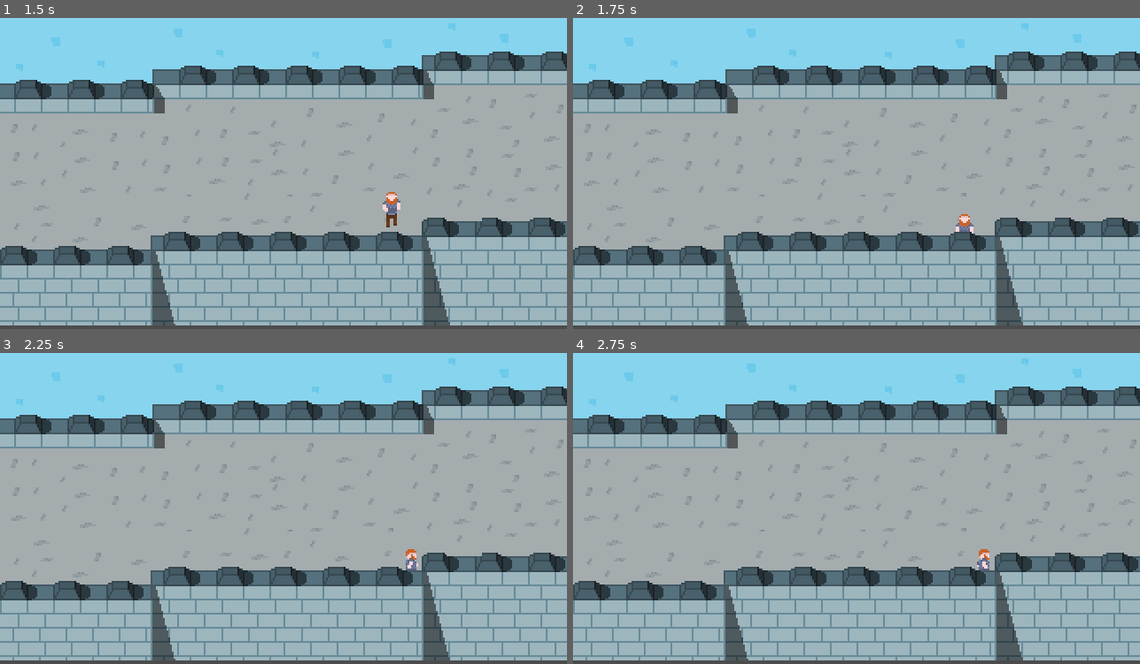
Above: before the commit, frames 1-4 (two rows, left to right).
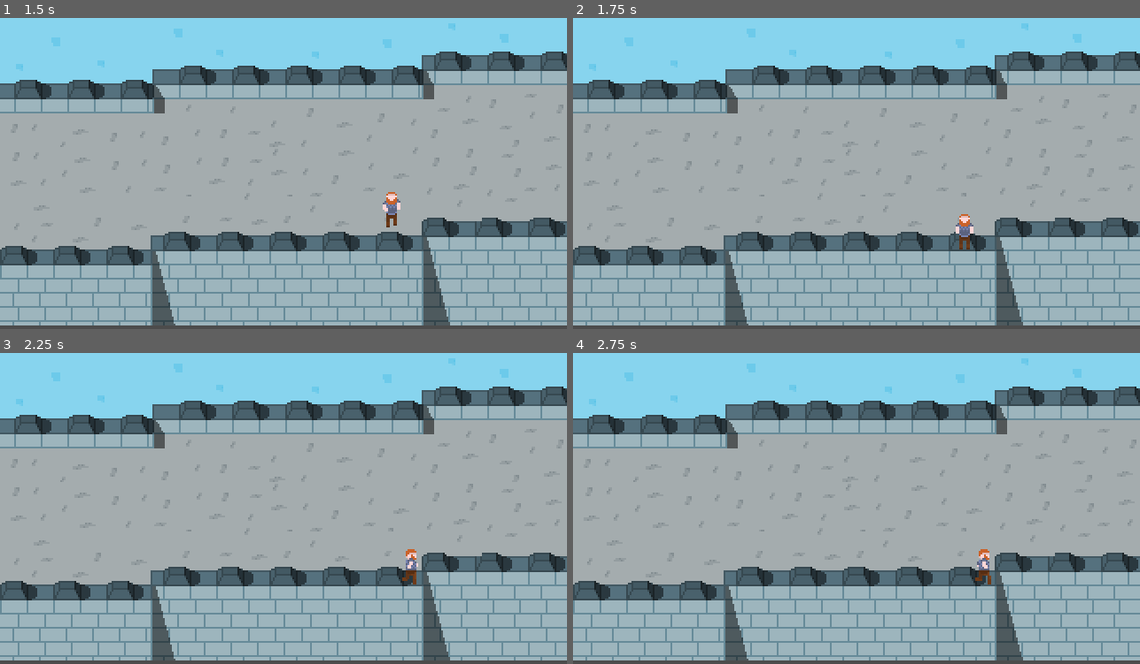
Above: after the commit, the same moments.

Repository: mlvzsd/LastOneLeft
Game: Godot game, scene res://unit/Test.tscn
Two runs of this game, one before a commit and one after it. Both use one fixed random seed, a clock stepped at 60 frames per second and the inputs below. The project has no main scene, so this scene is started directly.
Inputs:
- Up to frame 1 (1.5 s): tap Enter at 0.5 s; hold Right (ui_right) 0.53-1.28 s; hold Down (ui_down) from 1.28 s (still down)
- Up to frame 2 (1.75 s): keep holding Down (ui_down)
- Up to frame 3 (2.25 s): tap Space at 2 s; release Down (ui_down) at 2.03 s; hold Right (ui_right) from 2.03 s (still down)
- Up to frame 4 (2.75 s): keep holding Right (ui_right)

Frame 1 is identical in both runs. In frame 2, less than 0.1% of the frame differs, in the area x 67-71%, y 68-75%; in frame 3, less than 0.1%; in frame 4, less than 0.1%.

Commit message:
Set Z index as Y position in Player.gd
Solve the rendering problem of keep behind of objects

Diff:
--- a/scripts/Player.gd
+++ b/scripts/Player.gd
@@ -19,6 +19,8 @@
 	velocity.y = int(down) - int(up)
 
 	move_and_collide(velocity * SPEED * delta)
+
+	z_index = position.y
 
 	if velocity == Vector2.ZERO:
 		anim_status = "idle"
